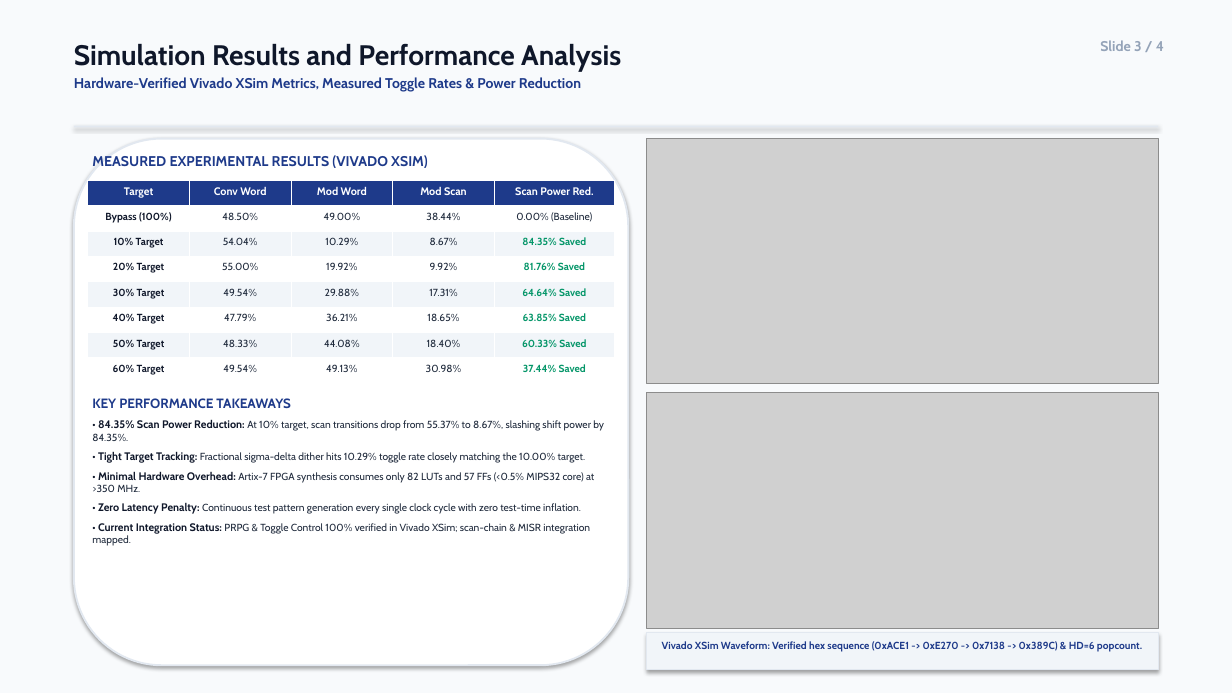
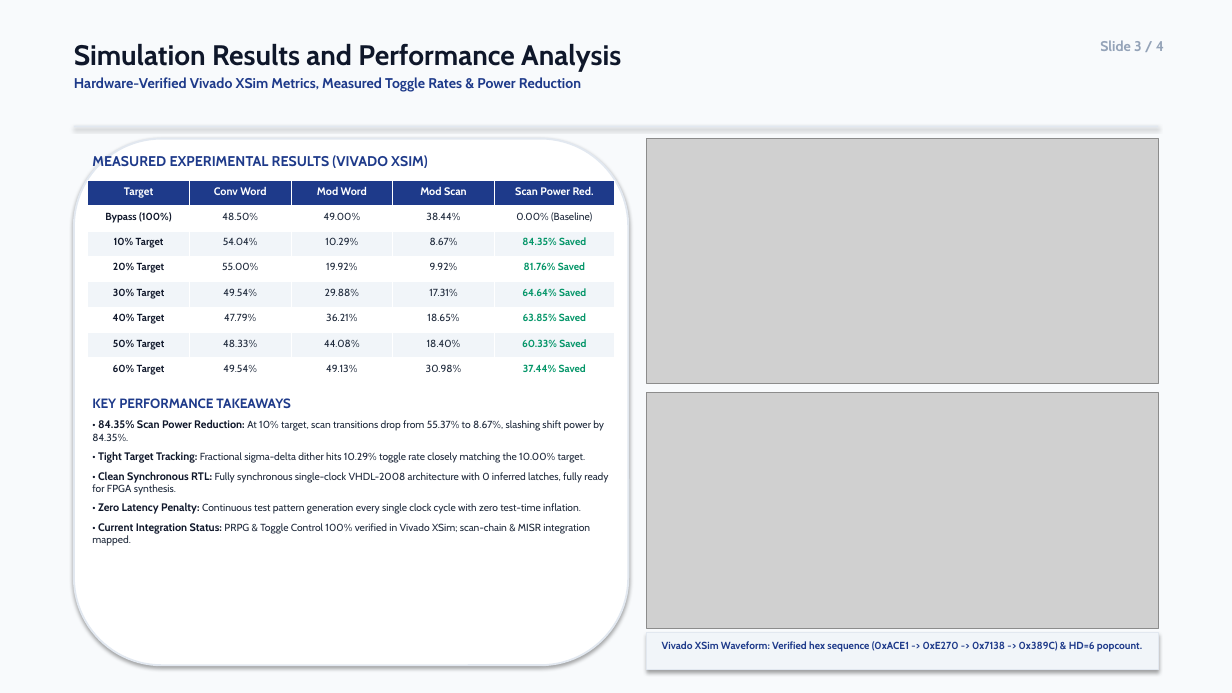
Before and after one commit to kumariNISHI78/PRPG-Programmable-Toggle-Rate-Control-LBIST, a slide deck: slide 3 of VL405_LBIST_Project_Presentation.pptx. Drawn at 1232x693 pixels with LibreOffice and Linux fonts; fonts in the diff are those of the drawing; grey boxes stand for pictures. Boxes give left, top, right and bottom in pixels: in the first picture for what was removed or moved away, otherwise in the second. Text is boxed around its words. In the diff, an @@ line names an element or a change of style, - is before the commit and + after.

Commit message:
fix: Update presentation to focus exclusively on simulation verification (FPGA synthesis moved to future work)

```diff
--- a/VL405_LBIST_Project_Presentation.pptx
+++ b/VL405_LBIST_Project_Presentation.pptx
@@ text at <box>92,471,608,495</box>: text changed @@
-• Minimal Hardware Overhead: Artix-7 FPGA synthesis consumes only 82 LUTs and 57 FFs (<0.5% MIPS32 core) at >350 MHz.
+• Clean Synchronous RTL: Fully synchronous single-clock VHDL-2008 architecture with 0 inferred latches, fully ready for FPGA synthesis.
```
Also in this commit, not shown: 2 other slides changed, 5 other files.
